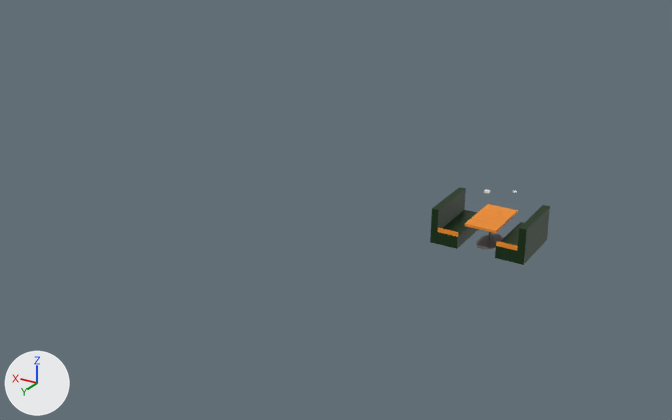
The Blender file assets/booth/TrainingBooth.blend as it was, and as the next commit left it.
Both versions are drawn from a camera (50 mm lens) standing at (-127.0, 337.0, 166.0) and looking at (60.0, 26.0, 11.0). Every picture has the same lights, and +X, +Y and +Z are marked at lower left.

Before the edit, the objects in view are built like this:
```python
ob_seat2ass_of_cseat_001 = bpy.data.objects.new('SEAT2Ass of cseat.001', me_cube_013)
ob_seat2ass_of_cseat_001.location = (-13.9, 0.0, 2.9)
ob_seat2ass_of_cseat_001.rotation_euler = (0.0, 0.0, 3.14)  # degrees (0, 0, 180)
ob_seat2ass_of_cseat_001.scale = (6.08, 13.8, 2.71)
ob_seat2back_of_seat_001 = bpy.data.objects.new('SEAT2Back of seat.001', me_cube_012)
ob_seat2back_of_seat_001.location = (-18.4, 0.2, 10.6)
ob_seat2back_of_seat_001.rotation_euler = (0.0, 0.0, 3.14)  # degrees (0, 0, 180)
ob_seat2back_of_seat_001.scale = (1.52, 13.6, 5.04)
ob_seat2side_left_001 = bpy.data.objects.new('SEAT2Side Left.001', me_cube_011)
ob_seat2side_left_001.location = (-13.5, 13.4, 6.3)
ob_seat2side_left_001.rotation_euler = (0.0, 0.0, 3.14)  # degrees (0, 0, 180)
ob_seat2side_left_001.scale = (5.67, 0.223, 1.24)
ob_seatass_of_cseat = bpy.data.objects.new('SEATAss of cseat', me_cube_004)
ob_seatass_of_cseat.location = (15.0, 0.0, 2.9)
ob_seatass_of_cseat.scale = (6.08, 13.8, 2.71)
ob_seatback_of_seat = bpy.data.objects.new('SEATBack of seat', me_cube_005)
ob_seatback_of_seat.location = (19.5, 0.0, 10.6)
ob_seatback_of_seat.scale = (1.52, 13.8, 5.04)
ob_seatside_left = bpy.data.objects.new('SEATSide Left', me_cube_009)
ob_seatside_left.location = (14.8, 13.5, 6.3)
ob_seatside_left.scale = (5.85, 0.223, 1.24)
ob_table_top = bpy.data.objects.new('Table Top', me_cube_002)
ob_table_top.location = (0.0, 0.0, 10.8)
ob_table_top.scale = (6.83, 12.1, 0.565)
ob_tablebase = bpy.data.objects.new('TABLEBase', me_sphere_002)
ob_tablebase.location = (0.2, 0.0, -0.1)
ob_tablebase.rotation_euler = (3.153, 0.0, 0.0)  # degrees (181, 0, 0)
ob_tablebase.scale = (5.03, 9.07, 1.01)
```
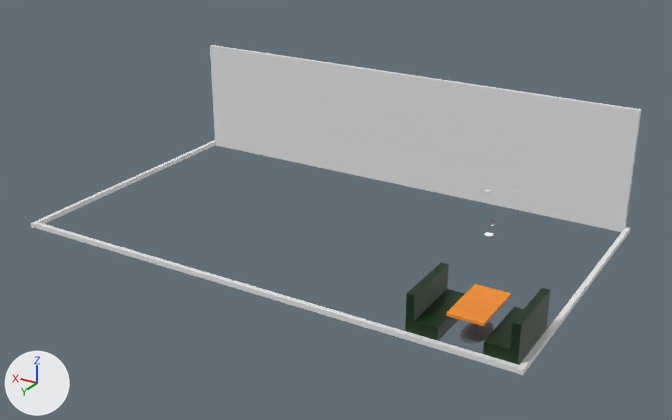
What differs and where, as boxes [x1, y1, x2, y2] in the pictures (672 x 420 px):
'SEATSide Left', recoloured, moved, turned, rescaled: before [438, 228, 458, 237]; after [210, 45, 641, 232]
'West Wall', added: after [35, 222, 520, 373]
'Table Top', moved: before [465, 204, 518, 233]; after [446, 284, 511, 326]
'SEATAss of cseat', moved: before [430, 210, 478, 249]; after [405, 289, 465, 341]
'SEAT2Ass of cseat.001', moved: before [495, 222, 548, 265]; after [483, 307, 548, 365]
'SEATBack of seat', moved: before [431, 187, 466, 232]; after [406, 263, 449, 322]
'SEAT2Back of seat.001', moved, rescaled (21% wider, 33% taller): before [517, 205, 550, 253]; after [510, 288, 550, 352]
'SEAT2Side Left.001', recoloured, moved, rescaled, turned: before [496, 241, 518, 251]; after [517, 227, 630, 375]
'North Wall', added: after [31, 140, 215, 228]
'TABLEBase', moved: before [476, 234, 503, 249]; after [460, 321, 493, 343]

The change, as a diff of the scene's bpy script:
```diff
--- a/assets/booth/TrainingBooth.blend.py
+++ b/assets/booth/TrainingBooth.blend.py
@@ me_cube_009 @@
 me_cube_009.from_pydata(...)  # 8 vertices, 6 faces; spans x -1.0..1.0, y -1.0..1.0, z -1.0..1.0
-me_cube_009.materials.append(mat_material_003)  # picture img_wood_table
@@ me_cube_011 @@
 me_cube_011.from_pydata(...)  # 8 vertices, 6 faces; spans x -1.0..1.0, y -1.0..1.0, z -1.0..1.0
-me_cube_011.materials.append(mat_material_004)  # picture img_wood_table
@@ ob_table_top @@
 ob_table_top = bpy.data.objects.new('Table Top', me_cube_002)
-ob_table_top.location = (0.0, 0.0, 10.8)
+ob_table_top.location = (-24.5, 71.0, 10.8)
 ob_table_top.scale = (6.83, 12.1, 0.565)
@@ ob_tablebase @@
 ob_tablebase = bpy.data.objects.new('TABLEBase', me_sphere_002)
-ob_tablebase.location = (0.2, 0.0, -0.1)
+ob_tablebase.location = (-24.3, 71.0, -0.1)
 ob_tablebase.rotation_euler = (3.153, 0.0, 0.0)  # degrees (181, 0, 0)
@@ ob_seatass_of_cseat @@
 ob_seatass_of_cseat = bpy.data.objects.new('SEATAss of cseat', me_cube_004)
-ob_seatass_of_cseat.location = (15.0, 0.0, 2.9)
+ob_seatass_of_cseat.location = (-9.5, 71.0, 2.9)
 ob_seatass_of_cseat.scale = (6.08, 13.8, 2.71)
@@ ob_seatback_of_seat @@
 ob_seatback_of_seat = bpy.data.objects.new('SEATBack of seat', me_cube_005)
-ob_seatback_of_seat.location = (19.5, 0.0, 10.6)
+ob_seatback_of_seat.location = (-4.9, 71.0, 10.6)
 ob_seatback_of_seat.scale = (1.52, 13.8, 5.04)
@@ ob_seatside_left @@
 ob_seatside_left = bpy.data.objects.new('SEATSide Left', me_cube_009)
-ob_seatside_left.location = (14.8, 13.5, 6.3)
-ob_seatside_left.scale = (5.85, 0.223, 1.24)
+ob_seatside_left.location = (65.4, -41.3, 26.4)
+ob_seatside_left.rotation_euler = (0.0, 0.0, -1.572)  # degrees (0, 0, -90)
+ob_seatside_left.scale = (1.0, 111.0, 27.3)
@@ ob_seat2side_left_001 @@
 ob_seat2side_left_001 = bpy.data.objects.new('SEAT2Side Left.001', me_cube_011)
-ob_seat2side_left_001.location = (-13.5, 13.4, 6.3)
-ob_seat2side_left_001.rotation_euler = (0.0, 0.0, 3.14)  # degrees (0, 0, 180)
-ob_seat2side_left_001.scale = (5.67, 0.223, 1.24)
+ob_seat2side_left_001.location = (-46.2, 22.5, 0.0)
+ob_seat2side_left_001.scale = (1.0, -64.6, 1.0)
@@ ob_seat2back_of_seat_001 @@
 ob_seat2back_of_seat_001 = bpy.data.objects.new('SEAT2Back of seat.001', me_cube_012)
-ob_seat2back_of_seat_001.location = (-18.4, 0.2, 10.6)
+ob_seat2back_of_seat_001.location = (-42.9, 71.0, 10.6)
 ob_seat2back_of_seat_001.rotation_euler = (0.0, 0.0, 3.14)  # degrees (0, 0, 180)
-ob_seat2back_of_seat_001.scale = (1.52, 13.6, 5.04)
+ob_seat2back_of_seat_001.scale = (1.52, 13.8, 5.04)
@@ ob_seat2ass_of_cseat_001 @@
 ob_seat2ass_of_cseat_001 = bpy.data.objects.new('SEAT2Ass of cseat.001', me_cube_013)
-ob_seat2ass_of_cseat_001.location = (-13.9, 0.0, 2.9)
+ob_seat2ass_of_cseat_001.location = (-38.3, 70.9, 2.9)
 ob_seat2ass_of_cseat_001.rotation_euler = (0.0, 0.0, 3.14)  # degrees (0, 0, 180)
@@ ob_north_wall @@
+ob_north_wall = bpy.data.objects.new('North Wall', me_cube_018)  # a box spanning x -1.0..1.0, y -1.0..1.0, z -1.0..1.0
+ob_north_wall.location = (176.9, 21.0, 0.0)
+ob_north_wall.scale = (1.0, -66.2, 1.0)
@@ ob_west_wall @@
+ob_west_wall = bpy.data.objects.new('West Wall', me_cube_007)  # a box spanning x -1.0..1.0, y -1.0..1.0, z -1.0..1.0
+ob_west_wall.location = (65.4, 85.8, 0.0)
+ob_west_wall.rotation_euler = (0.0, 0.0, -1.572)  # degrees (0, 0, -90)
+ob_west_wall.scale = (1.0, 111.0, 1.0)
@@ ob_sphere_001 @@
+ob_sphere_001 = bpy.data.objects.new('Sphere.001', me_sphere_006)  # a UV sphere (32 segments, 16 rings, poles along z) spanning x -1.0..1.0, y -1.0..1.0, z -1.0..1.0
+ob_sphere_001.location = (3.3, -9.3, 3.5)
+ob_sphere_001.scale = (0.553, 0.542, -0.0316)
```
